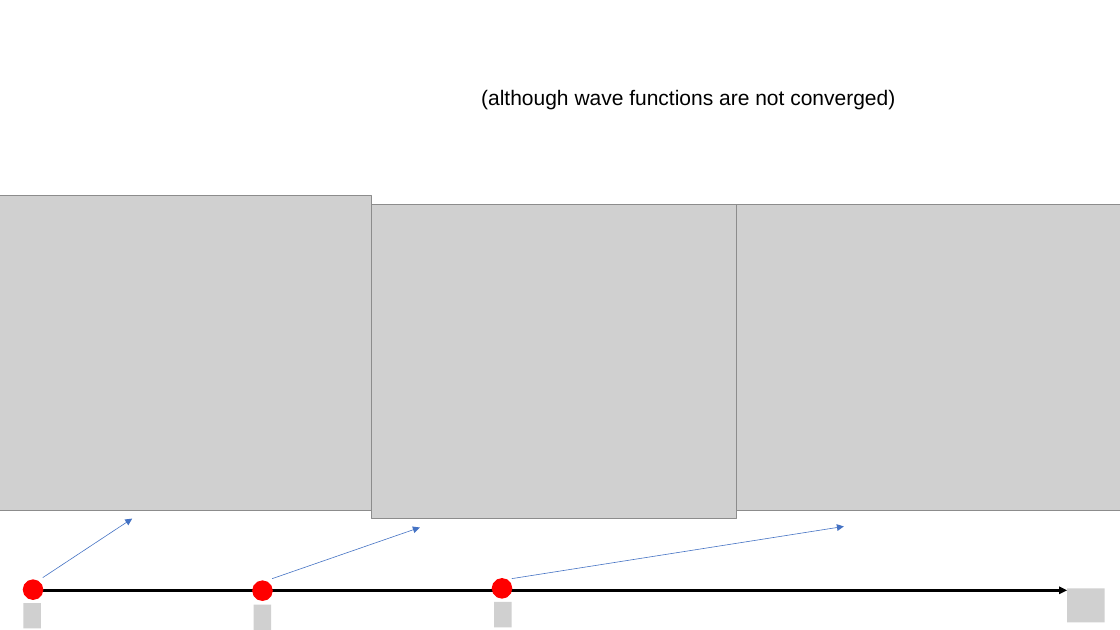
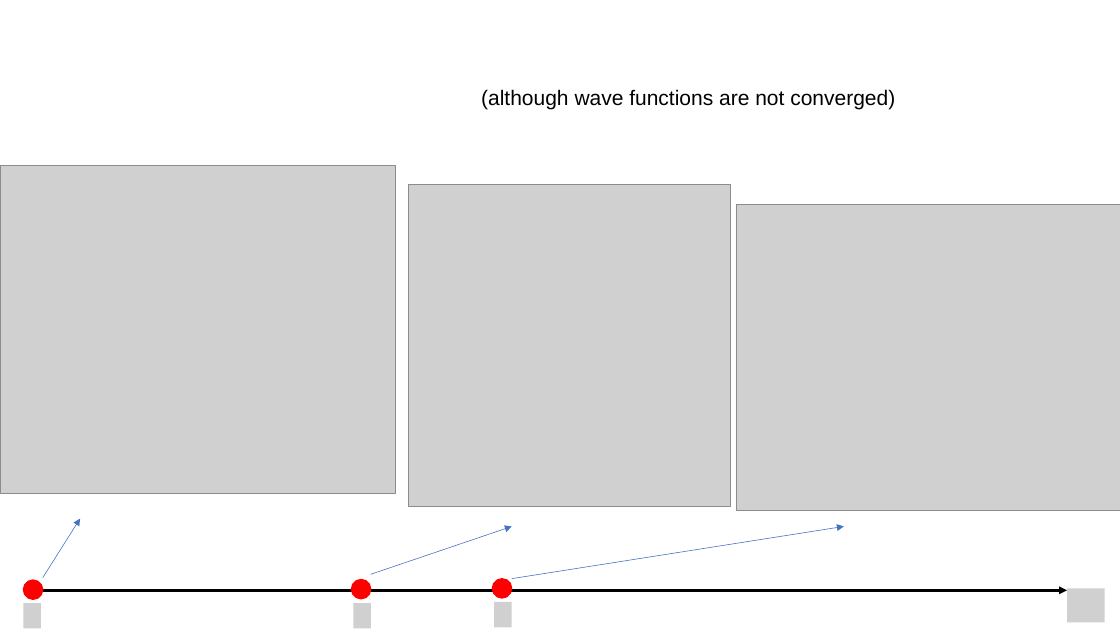
Before and after one commit to QuantumLiquids/SSH-Hubbard, a slide deck: slide 7 of note/SSH-Hubbard-Note6.pptx. Drawn at 1120x630 pixels with LibreOffice and Linux fonts; fonts in the diff are those of the drawing; grey boxes stand for pictures. Boxes give left, top, right and bottom in pixels: in the first picture for what was removed or moved away, otherwise in the second. Text is boxed around its words. In the diff, an @@ line names an element or a change of style, - is before the commit and + after.

```diff
--- a/note/SSH-Hubbard-Note6.pptx
+++ b/note/SSH-Hubbard-Note6.pptx
@@ picture: place and size @@
-picture at <box>0,196,371,511</box>
+picture at <box>1,166,396,493</box>
@@ picture: place and size @@
-picture at <box>371,205,737,519</box>
+picture at <box>409,184,731,506</box>
@@ arrow moved from (43, 578) - (132, 518) to (43, 578) - (80, 518) @@
@@ arrow moved from (272, 579) - (420, 528) to (371, 575) - (512, 527) @@
@@ ellipse: place and size @@
-ellipse at <box>253,581,272,601</box>
+ellipse at <box>351,580,371,599</box>
@@ picture removed at <box>254,605,271,630</box> @@
@@ picture added at <box>354,603,371,628</box> @@
```
Also in this commit, not shown: 5 other slides changed, 1 slide added, 19 other files.
